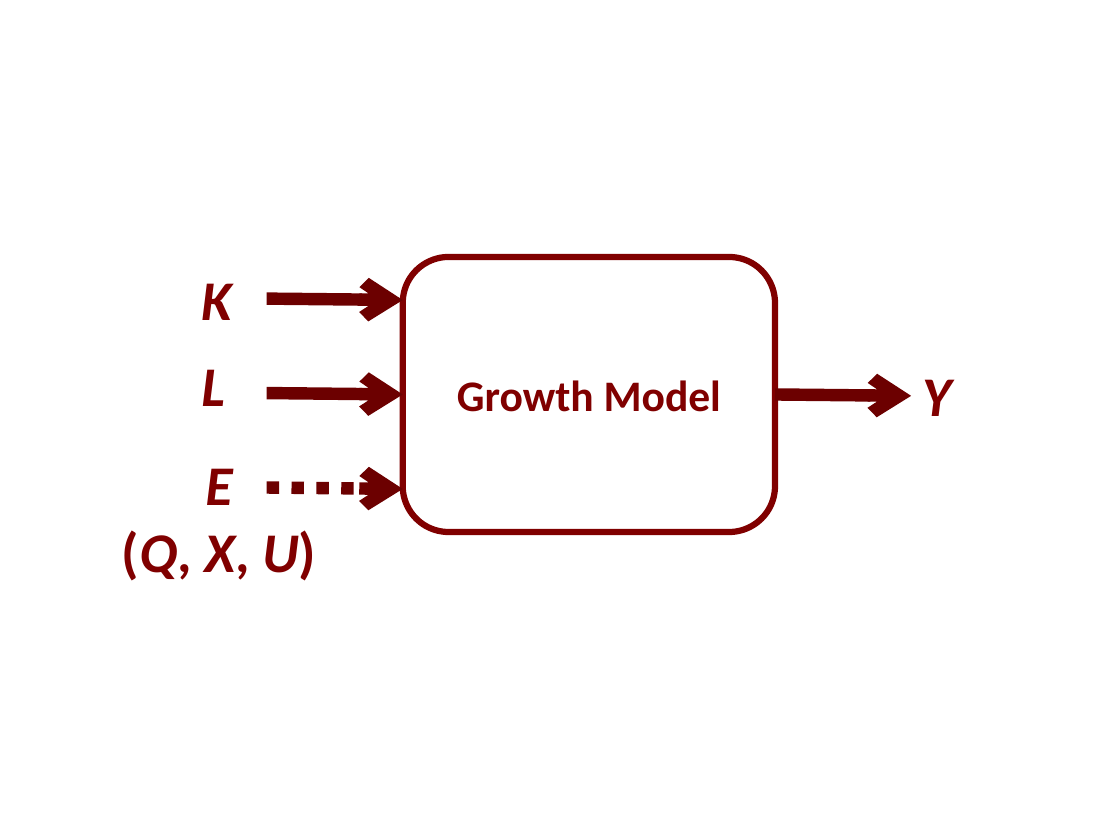
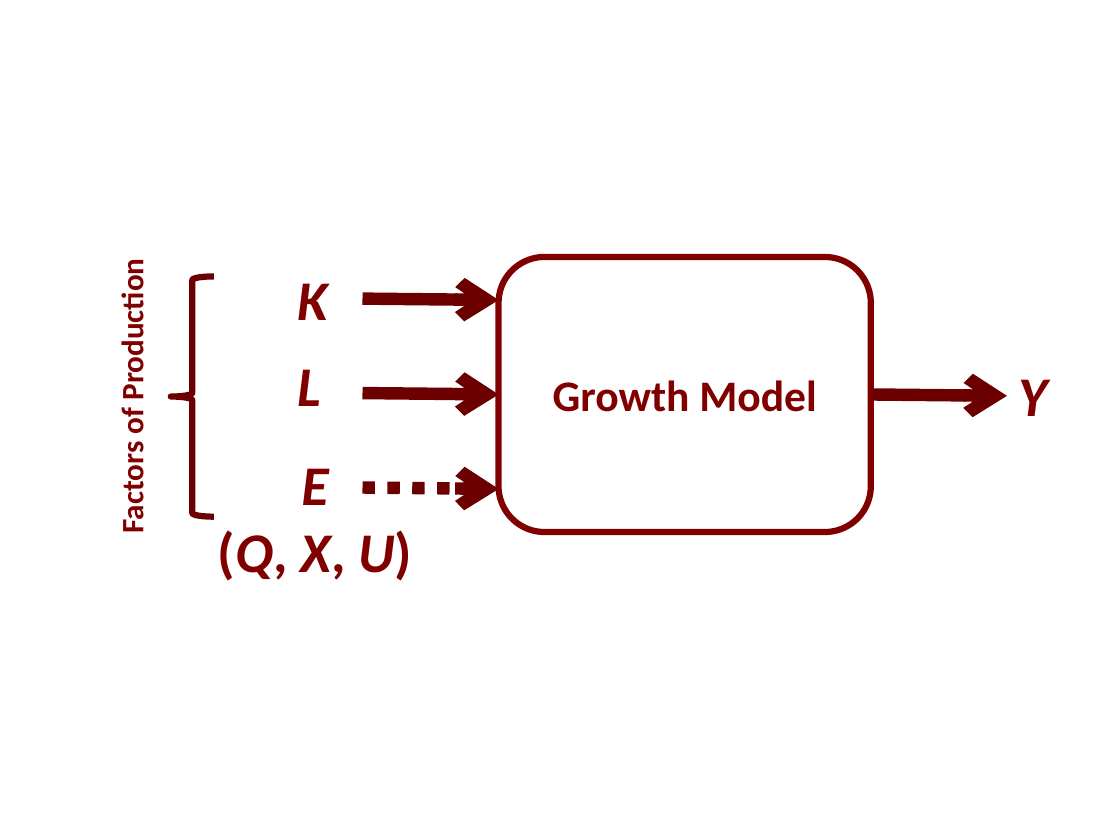
Before and after one commit to EconModels/MacroGrowth, a slide deck: slide 7 of figure_other/Seminar Figures.pptx (slide 8 before the commit). Drawn at 1120x840 pixels with LibreOffice and Linux fonts; fonts in the diff are those of the drawing. Boxes give left, top, right and bottom in pixels: in the first picture for what was removed or moved away, otherwise in the second. Text is boxed around its words. In the diff, an @@ line names an element or a change of style, - is before the commit and + after.

```diff
--- a/figure_other/Seminar Figures.pptx
+++ b/figure_other/Seminar Figures.pptx
@@ text added at box(114, 272, 152, 530), 20 pt, text #800000, bold @@
+Factors of Production
@@ left brace added at box(171, 277, 214, 517), outline #6C0000 4 pt @@
@@ 4 texts, 4 arrows, 1 rounded rectangle: place and size @@
-4 texts, 4 arrows, 1 rounded rectangle at box(122, 256, 951, 581)
+4 texts, 4 arrows, 1 rounded rectangle at box(218, 256, 1047, 581)
```
Also in this commit, not shown: 1 other slide changed, 2 slides added, 3 slides removed, 3 other files.
